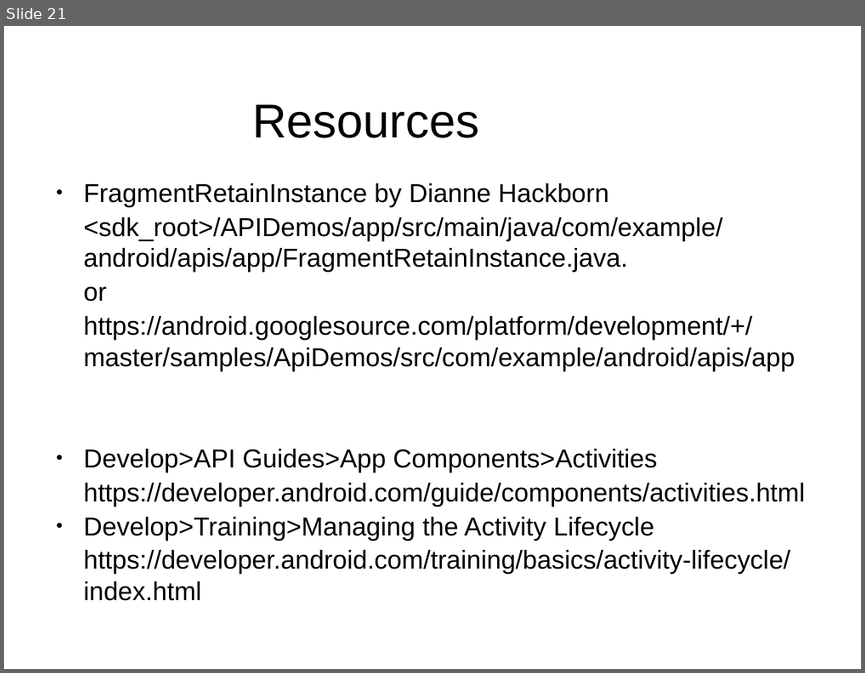
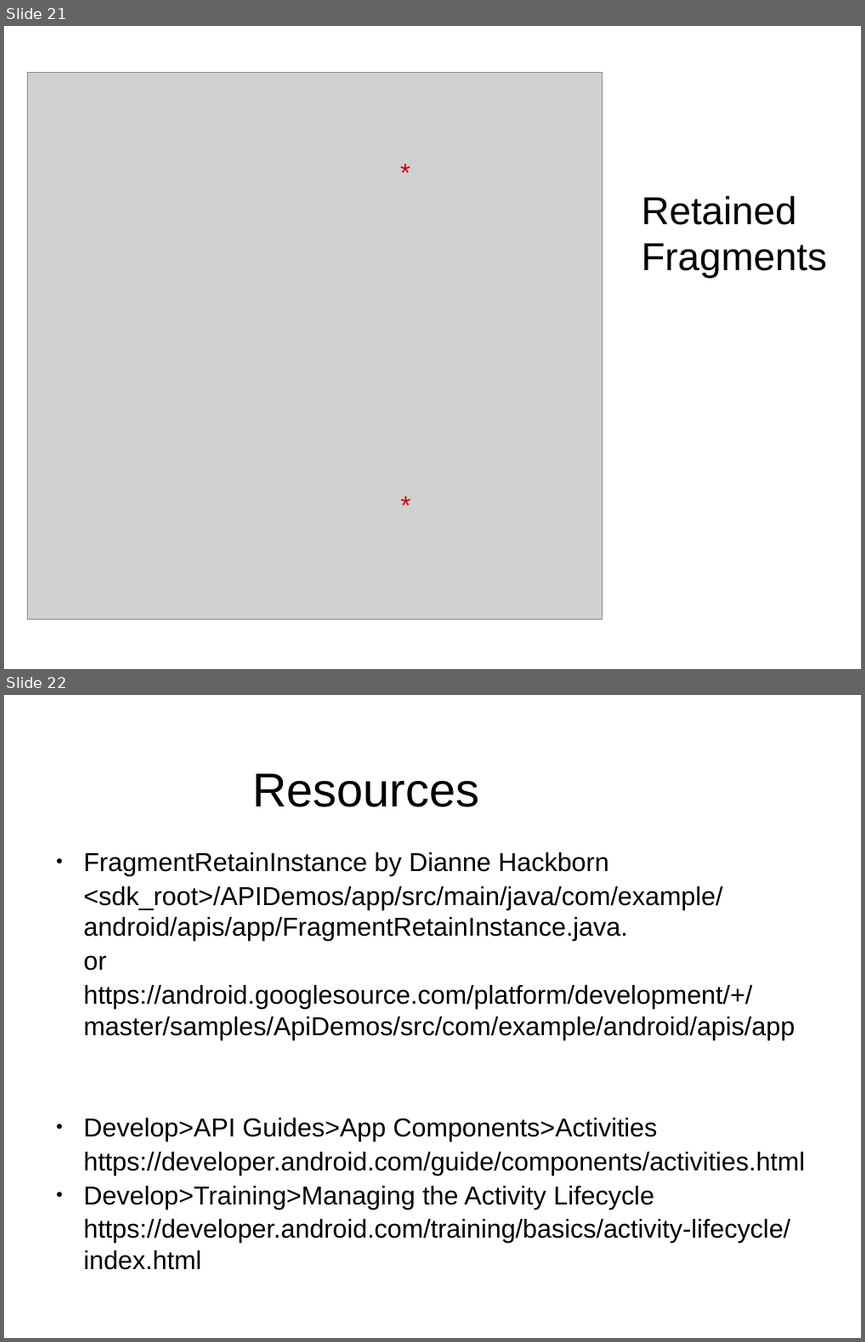
Before and after one commit to flocela/RFragmentWithThread, a slide deck: RFragmentWithThread.odp. Shown one above the other, each under a label of ours: slide 21 before the commit, slides 21 and 22 after it. The pictures are 865x673 and 865x1342 pixels, drawn with LibreOffice and Linux fonts; fonts in the diff are those of the drawing; grey boxes stand for pictures. Boxes give left, top, right and bottom in pixels: in the first picture for what was removed or moved away, otherwise in the second. Text is boxed around its words. In the diff, an @@ line names an element or a change of style, - is before the commit and + after.

```diff
--- a/RFragmentWithThread.odp
+++ b/RFragmentWithThread.odp
@@ slide 21 added at [4, 26, 861, 669], background #FFFFFF @@
@@ picture added at [27, 73, 602, 619] @@
@@ text added at [392, 152, 419, 188], 24 pt, text #CC0000 @@
+*
@@ text added at [642, 196, 827, 278], 36 pt, text #000000 @@
+Retained Fragments
@@ text added at [393, 485, 419, 522], 24 pt, text #CC0000 @@
+*
@@ what was slide 21 is now slide 22 @@
```
Also in this commit, not shown: 1 slide changed, 1 other slide added, 1 slide removed, 7 other files.
